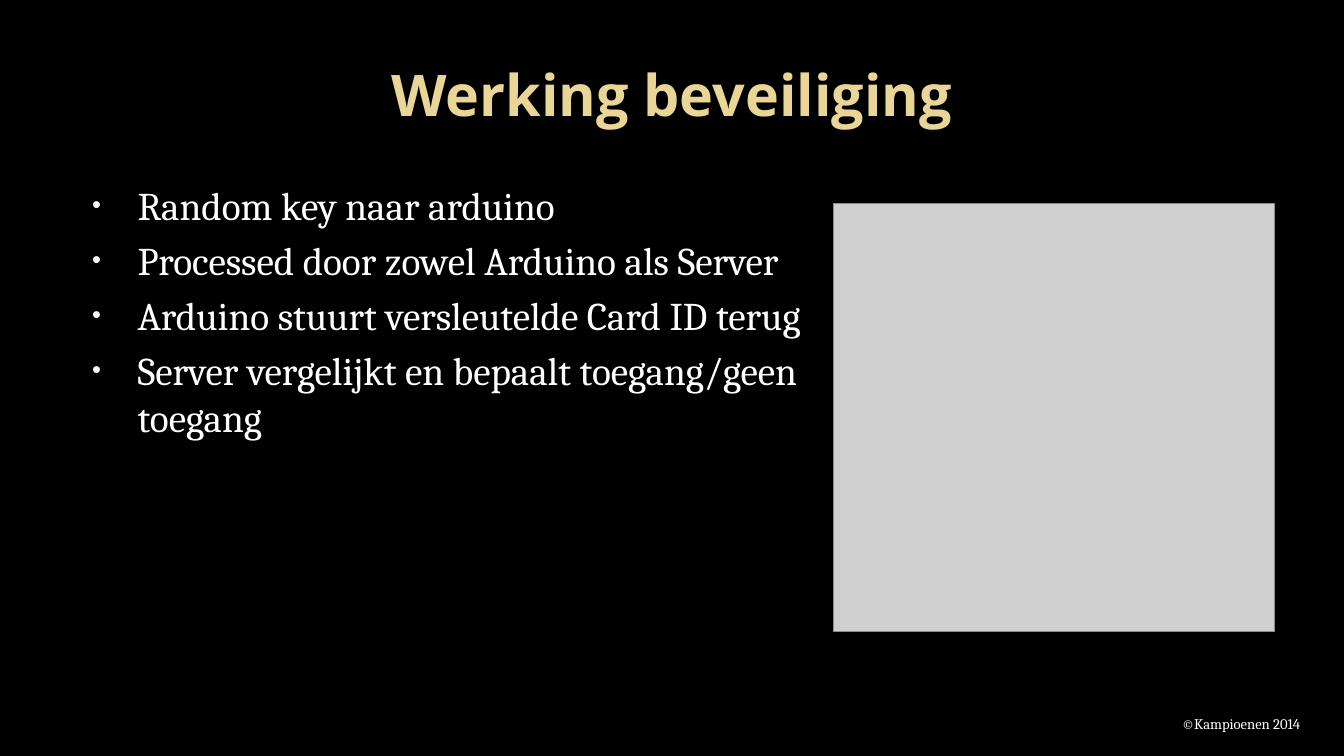
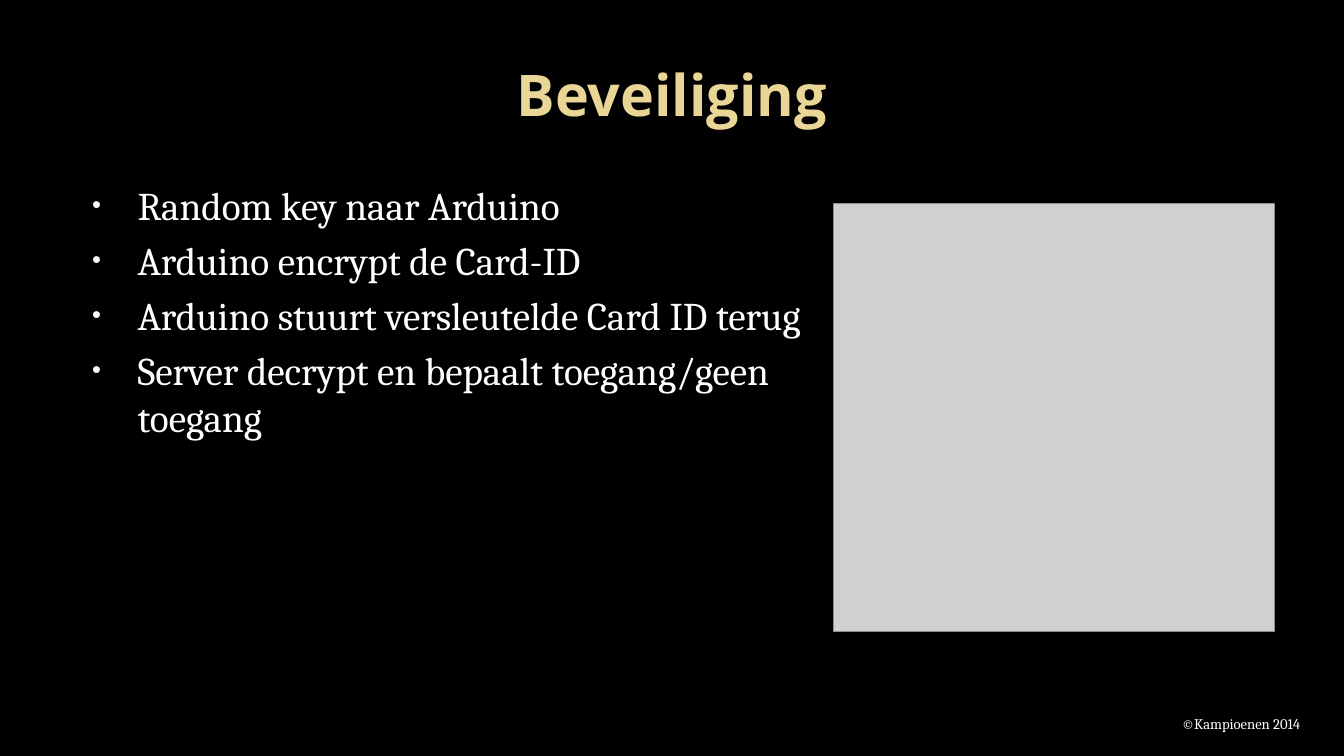
Before and after one commit to Projectgroep-18/Beveiligde-Pasjes, a slide deck: slide 6 of presentatie/Project beveiligde pasjes.pptx (slide 7 before the commit). Drawn at 1344x756 pixels with LibreOffice and Linux fonts; fonts in the diff are those of the drawing; grey boxes stand for pictures; background and template pictures are left out. Boxes give left, top, right and bottom in pixels: in the first picture for what was removed or moved away, otherwise in the second. Text is boxed around its words. In the diff, an @@ line names an element or a change of style, - is before the commit and + after.

```diff
--- a/presentatie/Project beveiligde pasjes.pptx
+++ b/presentatie/Project beveiligde pasjes.pptx
@@ title at (x1=517, y1=72, x2=827, y2=130): text changed @@
-Werking beveiliging
+Beveiliging
@@ text at (x1=138, y1=192, x2=581, y2=284): text changed @@
-• Random key naar arduino
-• Processed door zowel Arduino als Server
+• Random key naar Arduino
+• Arduino encrypt de Card-ID
@@ text at (x1=138, y1=357, x2=769, y2=441): text changed @@
-• Server vergelijkt en bepaalt toegang/geen toegang
+• Server decrypt en bepaalt toegang/geen toegang
```
Also in this commit, not shown: 9 other slides changed, 1 slide added, 2 slides removed.
